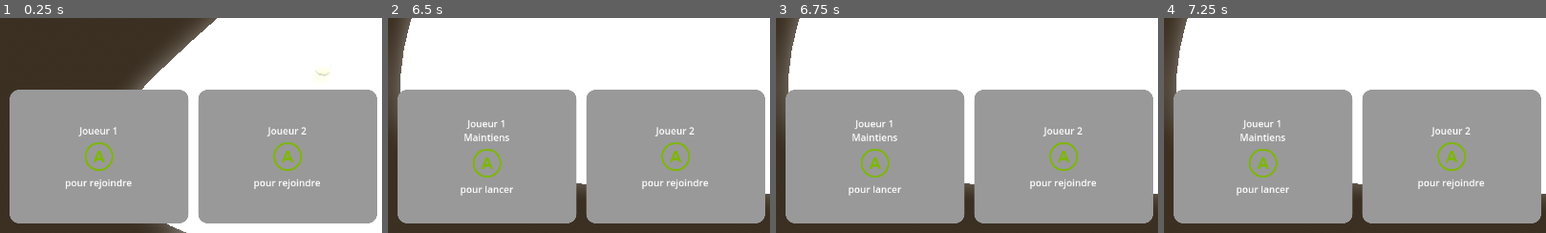
Above: before the commit, frames 1-4 (left to right).
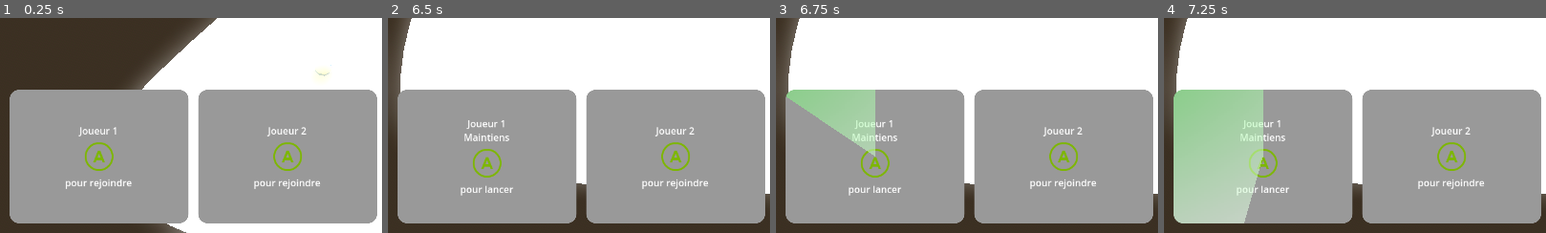
Above: after the commit, the same moments.

Repository: Gr0minet/ggj2025
Game: Godot game, scene res://scenes/test_all.tscn
The game is run twice, just before and just after one commit, with the same random seed, the same clock (stepped at 60 frames per second) and the same inputs. This scene is started directly instead of the project's main scene.
Inputs:
- Up to frame 1 (0.25 s): no input
- Up to frame 2 (6.5 s): hold J (join_game) 0.53-1.28 s; tap G (jump) at 0.77, 1.52, 3.02, 3.77, 4.52, 6.02 s; tap 1 at 1.35 s; tap 2 at 2.1 s; tap 3 at 2.85 s; tap 4 at 3.6 s; tap 5 at 4.35 s; tap 6 at 5.1 s; tap Enter at 5.75 s; tap N at 5.85 s
- Up to frame 3 (6.75 s): tap Space at 6.5 s; hold J (join_game) from 6.53 s (still down)
- Up to frame 4 (7.25 s): keep holding J (join_game); tap G (jump) at 6.77 s
The pictures show only the part of the screen within x 0-50%, y 50-100%; the shares and areas given below are measured in that part.

Frames 1-2 are identical in both runs. In frame 3, 3.9% of the frame differs, in the area x 2-26%, y 33-65%; in frame 4, 14%, in the area x 2-26%, y 33-96%.
Error before the commit: Invalid call to function 'connect' in base 'Signal'. Expected 2 arguments. (res://menu/menu.gd:11)

Commit message:
Fix new signals in menu
Signed-off-by: m09 <142691+m09@users.noreply.github.com>

Diff:
--- a/godot/menu/menu.gd
+++ b/godot/menu/menu.gd
@@ -8,7 +8,7 @@
 # Called when the node enters the scene tree for the first time.
 func _ready() -> void:
 	for child in player_join_parent.get_children():
-		child.request_game_start_by.connect()
+		child.request_game_start_by.connect(_on_request_game_start_by)
 
 # Called every frame. 'delta' is the elapsed time since the previous frame.
 func _process(delta: float) -> void:
@@ -20,4 +20,5 @@
 	for child in player_join_parent.get_children():
 		if child.player_joined:
 			player_ids.append(child.player_id)
+	print(player_ids)
 	request_game_start.emit(player_ids)
--- a/godot/menu/player_join.gd
+++ b/godot/menu/player_join.gd
@@ -42,7 +42,8 @@
 		var new_value = progress_bar.value + delta / JOIN_DELAY * 100
 		if new_value >= 100:
 			request_game_start_by.emit(player_id)
-		progress_bar.set_value_no_signal()
+			progress_bar_reset()
+		progress_bar.set_value_no_signal(new_value)
 
 
 func _unhandled_input(event: InputEvent) -> void:
